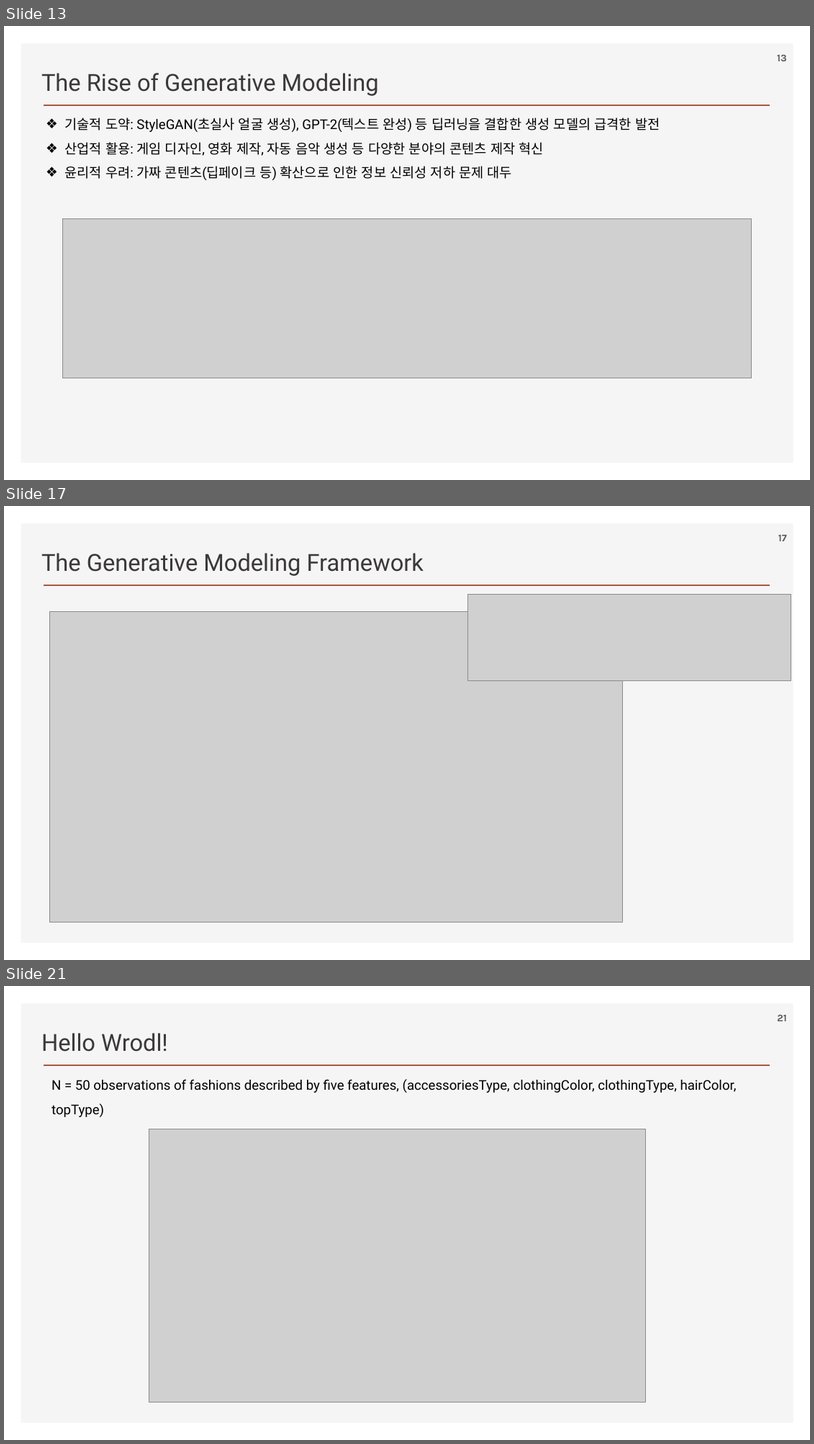
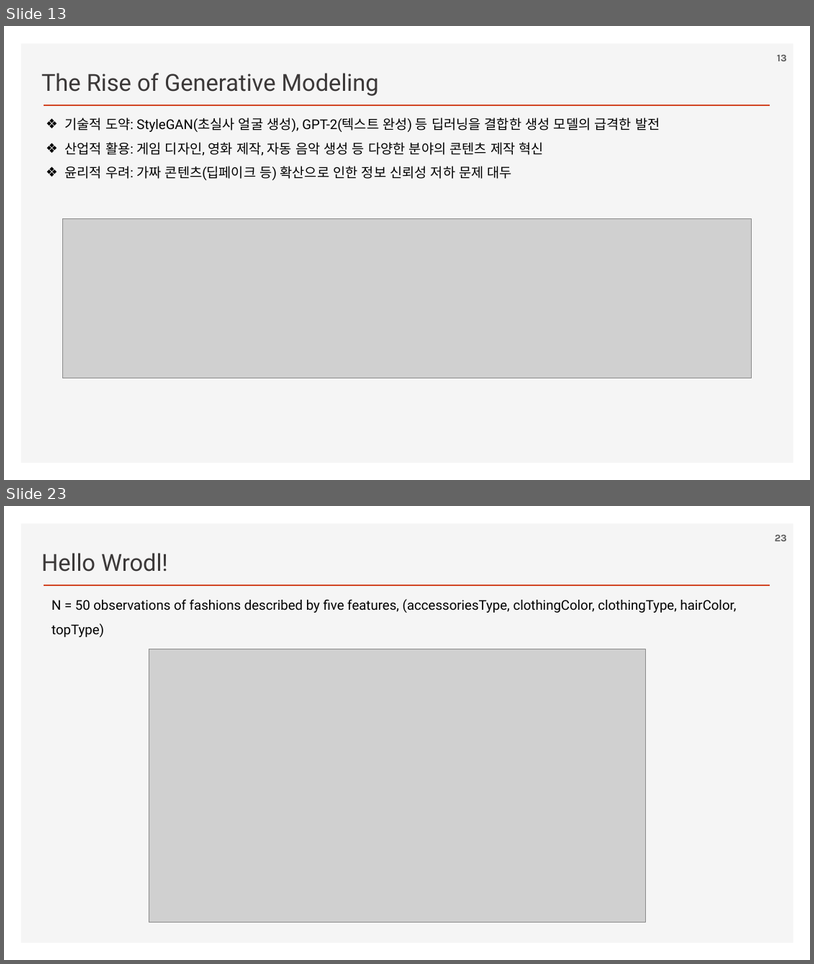
Before and after one commit to ancestor9/2026_Fall_Generative-Deep-Learning, a slide deck: Chapter 01 Generative Deep Learning.pptx. Shown one above the other, each under a label of ours: slides 13, 17 and 21 before the commit, slides 13 and 23 after it; the slides between them are not shown. The pictures are 814x1444 and 814x964 pixels, drawn with LibreOffice and Linux fonts; fonts in the diff are those of the drawing; grey boxes stand for pictures; background and template pictures are left out. Boxes give left, top, right and bottom in pixels: in the first picture for what was removed or moved away, otherwise in the second. Text is boxed around its words. In the diff, an @@ line names an element or a change of style, - is before the commit and + after.

```diff
--- a/Chapter 01 Generative Deep Learning.pptx
+++ b/Chapter 01 Generative Deep Learning.pptx
@@ slide 17 removed at box(4, 506, 810, 960), background #FFFFFF; not listed: 2 template elements that a slide beside it also shows @@
@@ page number removed at box(779, 535, 787, 541) @@
-17
@@ text removed at box(41, 553, 424, 576) @@
-The Generative Modeling Framework
@@ picture removed at box(49, 612, 623, 922) @@
@@ picture removed at box(468, 594, 792, 680) @@
@@ what was slide 21 is now slide 23 @@
@@ page number at box(775, 535, 787, 541): text changed @@
-21
+23
```
Also in this commit, not shown: 7 slides changed, 6 slides added, 3 other slides removed.
